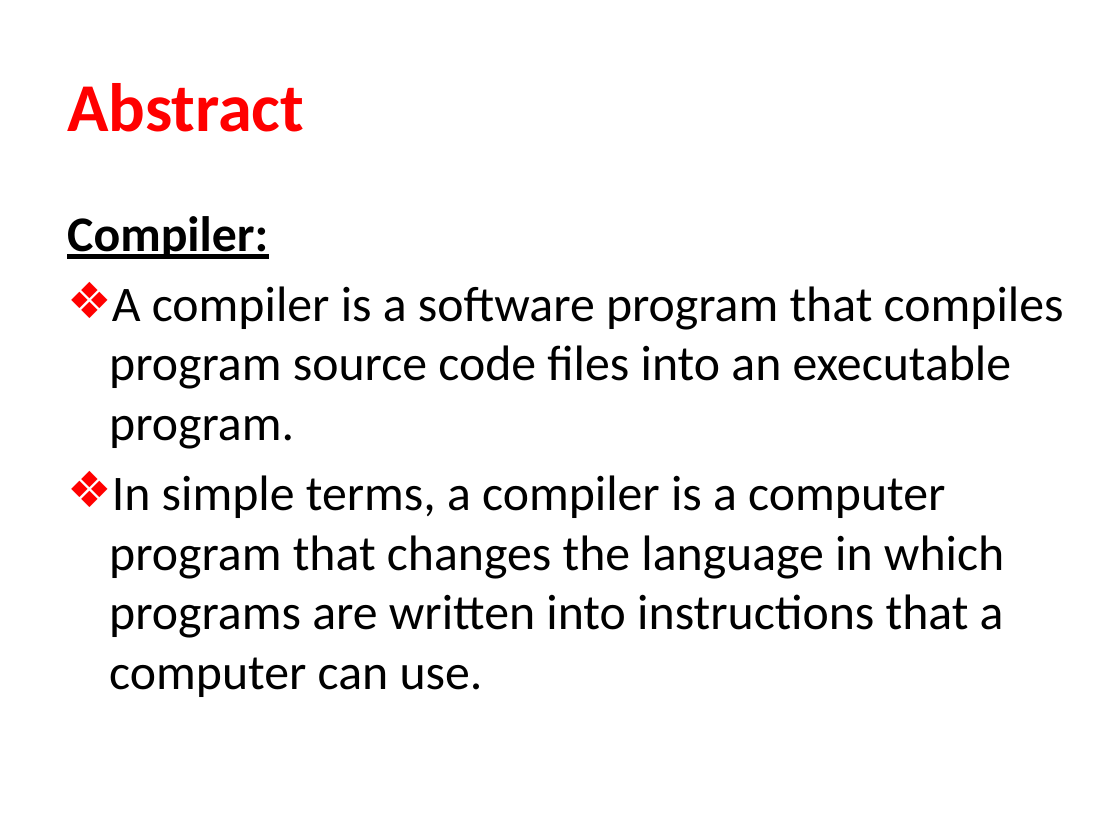
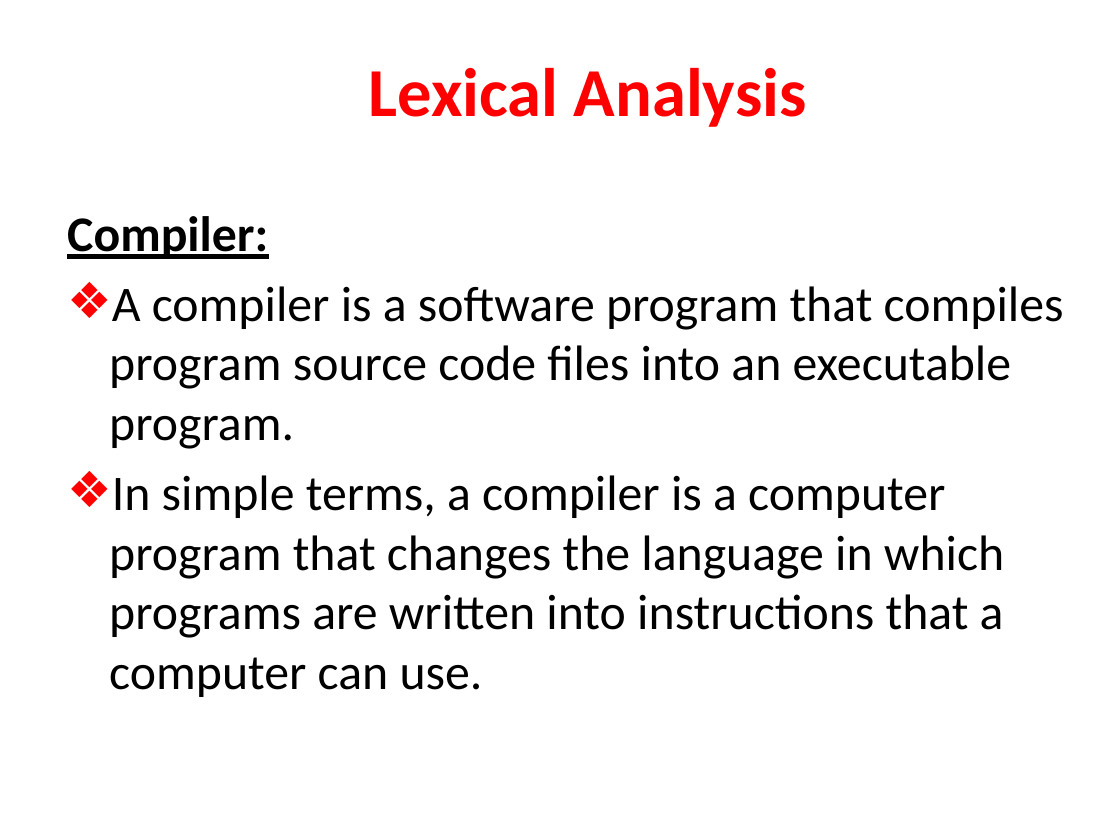
Before and after one commit to TusharPani14/c_compiler_design, a slide deck: slide 2 of CD PPT.pptx. Drawn at 1120x840 pixels with LibreOffice and Linux fonts; fonts in the diff are those of the drawing. Boxes give left, top, right and bottom in pixels: in the first picture for what was removed or moved away, otherwise in the second. Text is boxed around its words. In the diff, an @@ line names an element or a change of style, - is before the commit and + after.

```diff
--- a/CD PPT.pptx
+++ b/CD PPT.pptx
@@ title at (369, 68, 807, 127): text changed; size 44 to 44.1 pt @@
-Abstract
+Lexical Analysis
```
Also in this commit, not shown: 1 other slide changed.
